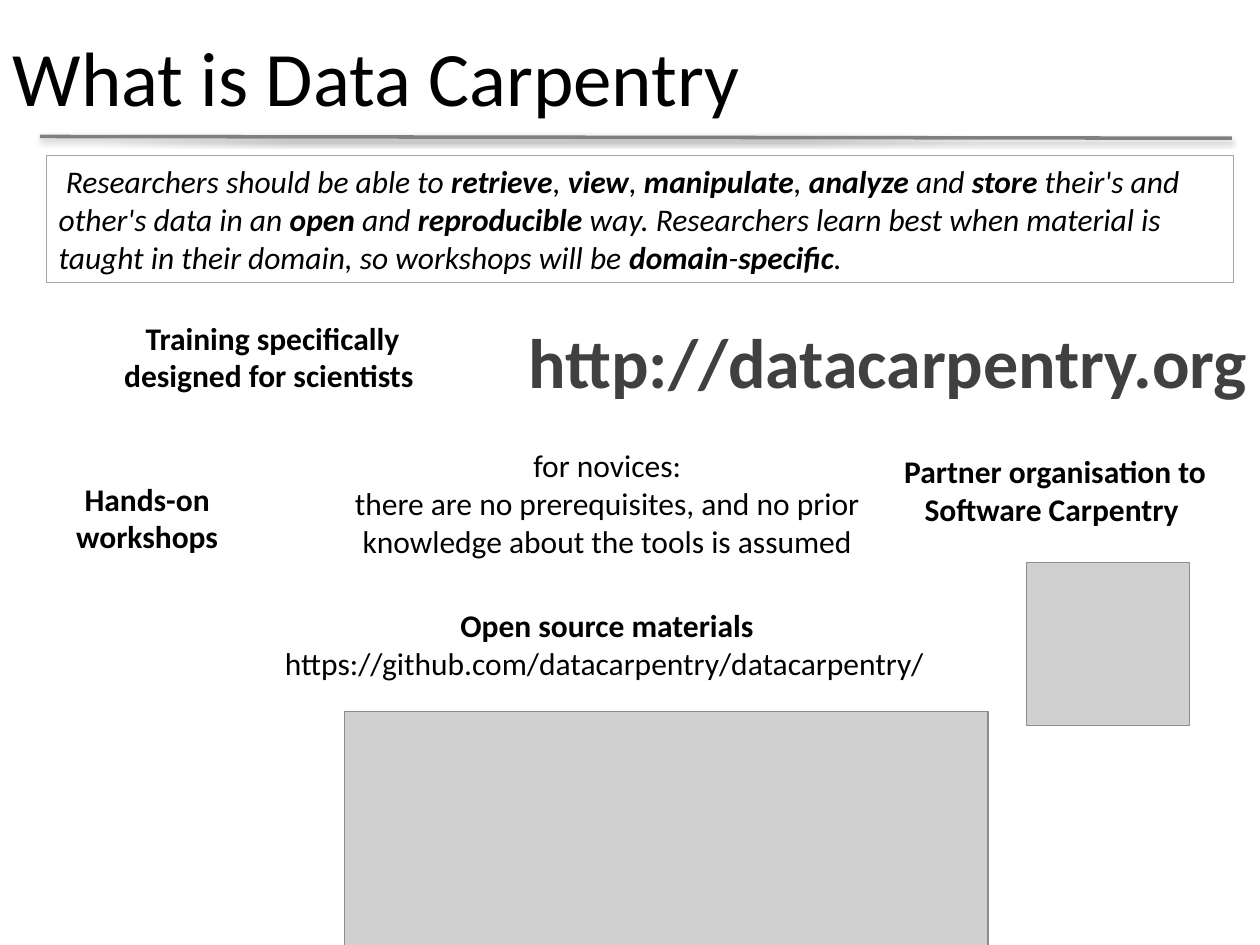
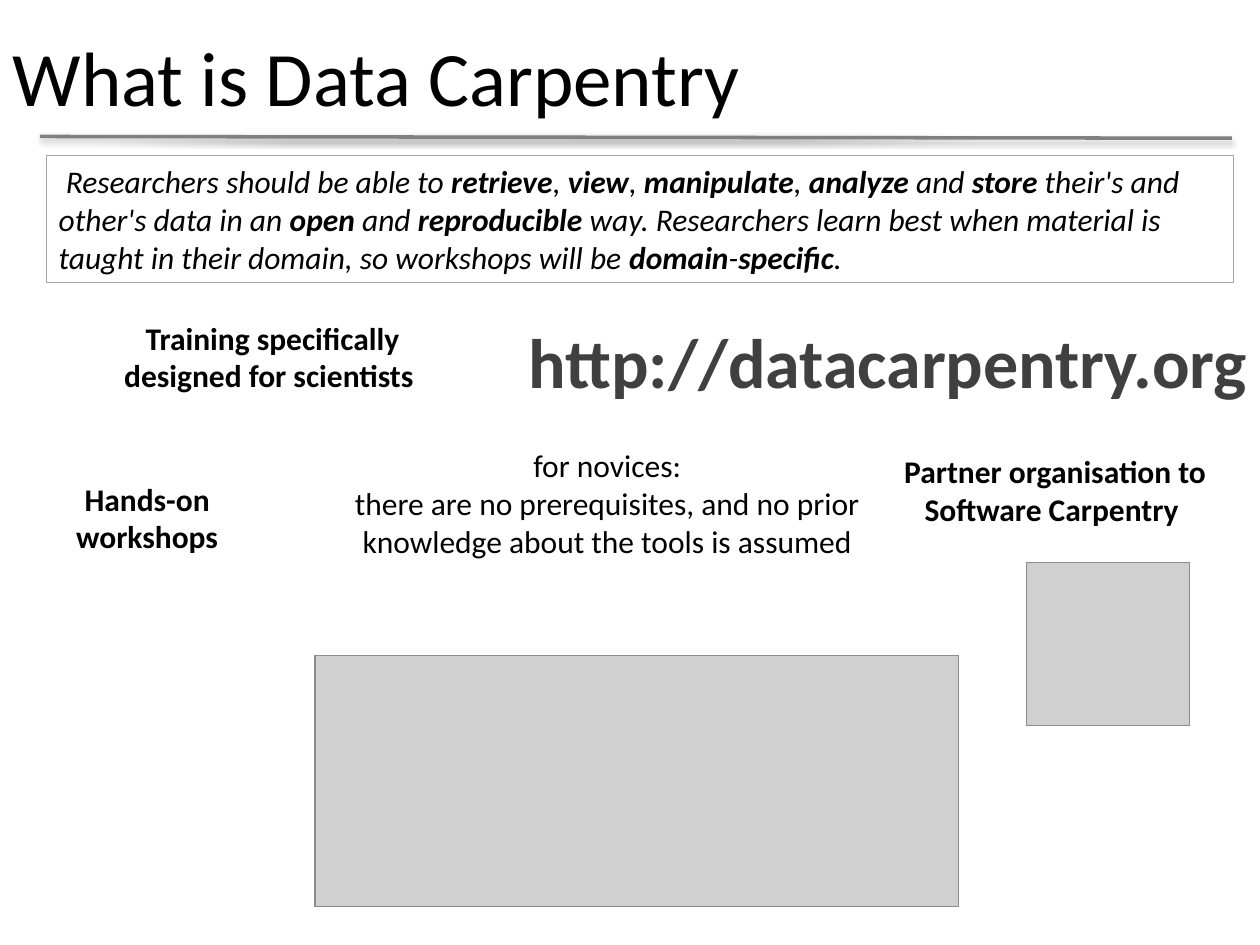
Before and after one commit to datacarpentry/presentations, a slide deck: slide 2 of IDCC2015_Data_Carpentry.pptx. Drawn at 1260x945 pixels with LibreOffice and Linux fonts; fonts in the diff are those of the drawing; grey boxes stand for pictures; background and template pictures are left out. Boxes give left, top, right and bottom in pixels: in the first picture for what was removed or moved away, otherwise in the second. Text is boxed around its words. In the diff, an @@ line names an element or a change of style, - is before the commit and + after.

```diff
--- a/IDCC2015_Data_Carpentry.pptx
+++ b/IDCC2015_Data_Carpentry.pptx
@@ text removed at bbox=[285, 615, 923, 681] @@
-Open source materials
-https://github.com/datacarpentry/datacarpentry/
@@ picture: place and size @@
-picture at bbox=[345, 712, 989, 945]
+picture at bbox=[315, 655, 959, 907]
```
Also in this commit, not shown: 2 other slides changed, 1 slide added.
